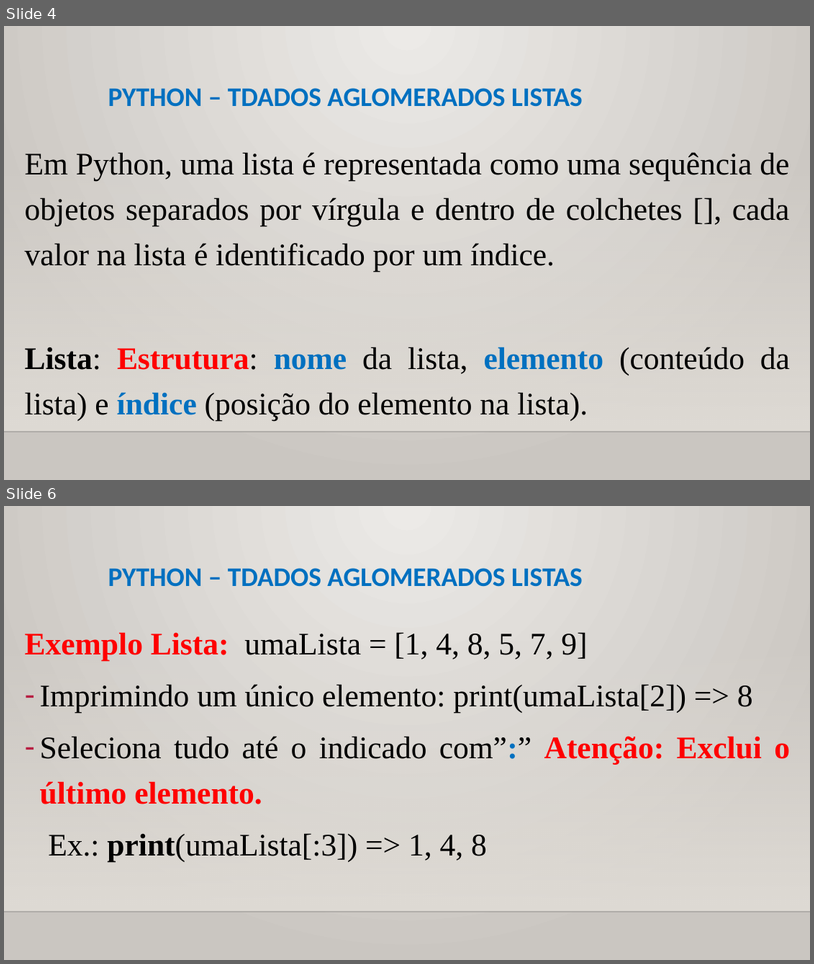
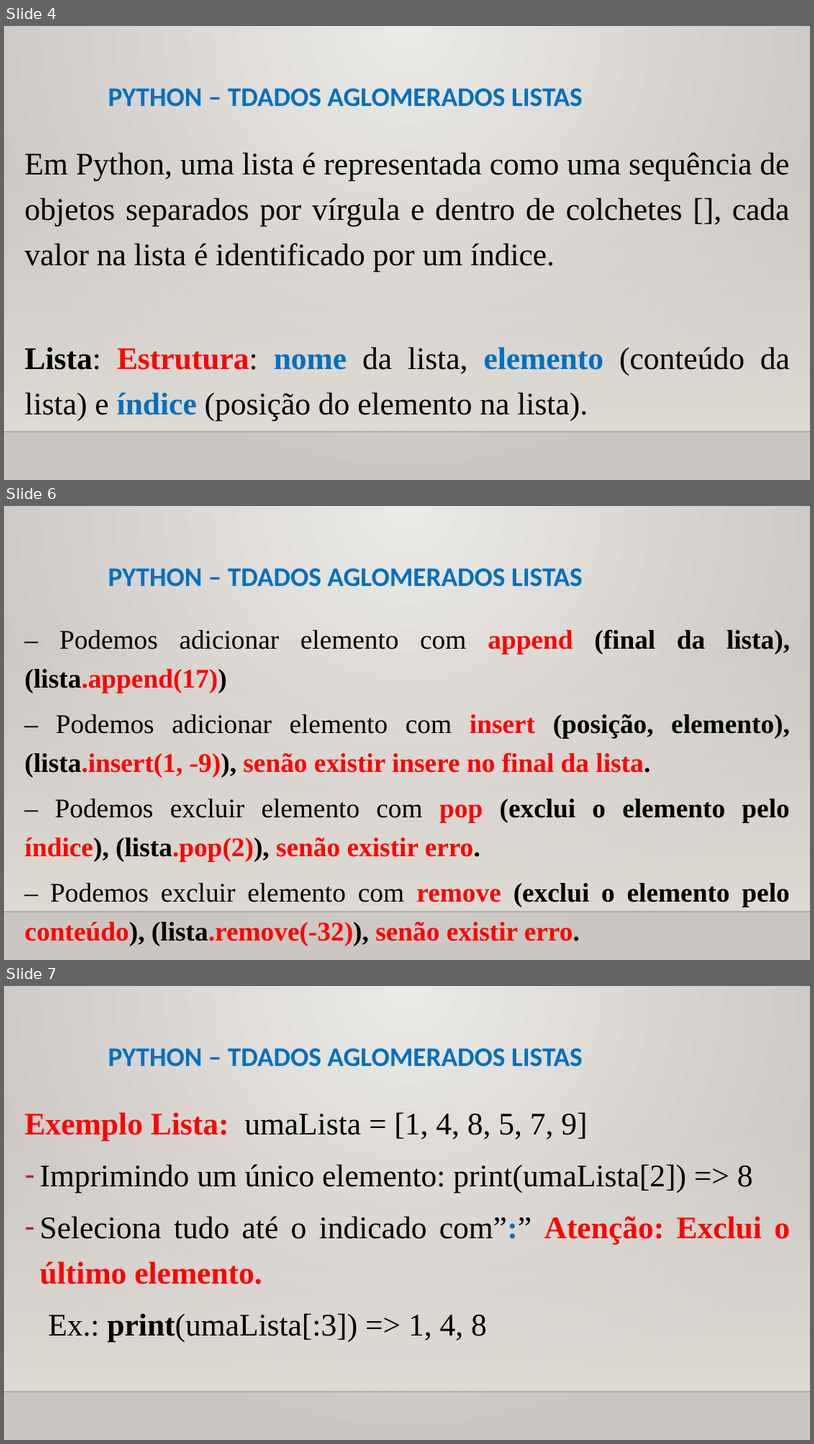
Before and after one commit to CloudEducationBrazil/WydenPythonParadigmas, a slide deck: 01 Classes/Aula 07 Programação Python - Tipos de Dados Aglomerados.pptx. Shown one above the other, each under a label of ours: slides 4 and 6 before the commit, slides 4, 6 and 7 after it; the slides between them are not shown. The pictures are 814x964 and 814x1444 pixels, drawn with LibreOffice and Linux fonts; fonts in the diff are those of the drawing; background and template pictures are left out. Boxes give left, top, right and bottom in pixels: in the first picture for what was removed or moved away, otherwise in the second. Text is boxed around its words. In the diff, an @@ line names an element or a change of style, - is before the commit and + after.

Commit message:
PPT Python Aula 7 17092022

```diff
--- a/01 Classes/Aula 07 Programação Python - Tipos de Dados Aglomerados.pptx
+++ b/01 Classes/Aula 07 Programação Python - Tipos de Dados Aglomerados.pptx
@@ slide 6 added at <box>4,506,810,960</box>, background picture (left out); not listed: 2 template elements that a slide beside it also shows @@
@@ title added at <box>108,568,583,587</box>, 24 pt, text #0070C0, bold @@
+PYTHON – TDADOS AGLOMERADOS LISTAS
@@ text added at <box>25,629,790,945</box>, 24 pt, text #000000, bold @@
+– Podemos adicionar elemento com append (final da lista), (lista.append(17))
+– Podemos adicionar elemento com insert (posição, elemento), (lista.insert(1, -9)), senão existir insere no final da lista.
+– Podemos excluir elemento com pop (exclui o elemento pelo índice), (lista.pop(2)), senão existir erro.
+– Podemos excluir elemento com remove (exclui o elemento pelo conteúdo), (lista.remove(-32)), senão existir erro.
@@ what was slide 6 is now slide 7 @@
```
Also in this commit, not shown: 8 slides changed.
